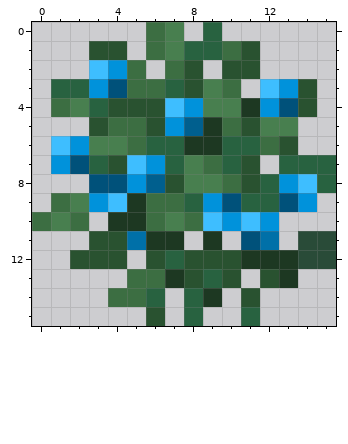
Two versions of one pixel-art sprite, assets/terrain-atlas/blue_crystal_bush.png. Above, as it was before the edit.
The file is 16x16 pixels.
The same view after the edit:
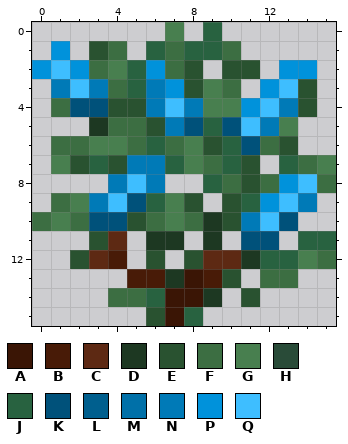
Palette (. is transparent): A #3a1505  B #481b07  C #5d2913  D #1d3822  E #295230  F #3c6e42  G #487f4f  H #294b38  J #286240  K #00517a  L #005f8e  M #0070a8  N #007ab7  P #0092db  Q #3ebeff
Changes in this commit:
y 0: x 6 F -> .
y 1: x 1 . -> P; x 4 E -> F; x 6..7 FG -> JF; x 11 E -> .
y 2: x 0..6 ...QPF. -> PQPFGJP; x 13..14 .. -> PP
y 3: x 1..7 JJPKFFJ -> NQNFJNP; x 12..13 QP -> PQ
y 4: x 2..3 GJ -> KK; x 6 E -> N; x 8 P -> N; x 11..13 DPK -> PQN
y 5: x 3 E -> D; x 7..12 PLDFEG -> NKJKQN
y 6: x 1..2 QP -> FF; x 7..9 JDD -> FGE; x 11 J -> K
y 7: x 1..2 PK -> GE; x 5..6 QP -> NN; x 14..15 JJ -> FG
y 8: x 3..9 KKPLEGG -> .NQN..J; x 12 J -> F; x 15 J -> F
y 9: x 3 P -> N; x 5..10 DFFJPK -> KJGE.E; x 12..14 JKP -> PQN
y 10: x 3..5 .DD -> KKE; x 9..13 QPQP. -> DENQK
y 11: x 4..5 EM -> C.; x 12 M -> K; x 14..15 HH -> JJ
y 12: x 3..4 EE -> CB; x 7 J -> .; x 9..10 EE -> CC; x 12..15 DDHH -> JJGF
y 13: x 5..6 FF -> BB; x 8..9 EJ -> AB; x 12..13 ED -> FF
y 14: x 7..8 .J -> AA
y 15: x 7 . -> A; x 11 J -> .
Pixel boxes of the changes (left, top, right, bottom) in both pictures:
changed: (32, 22, 336, 326)
